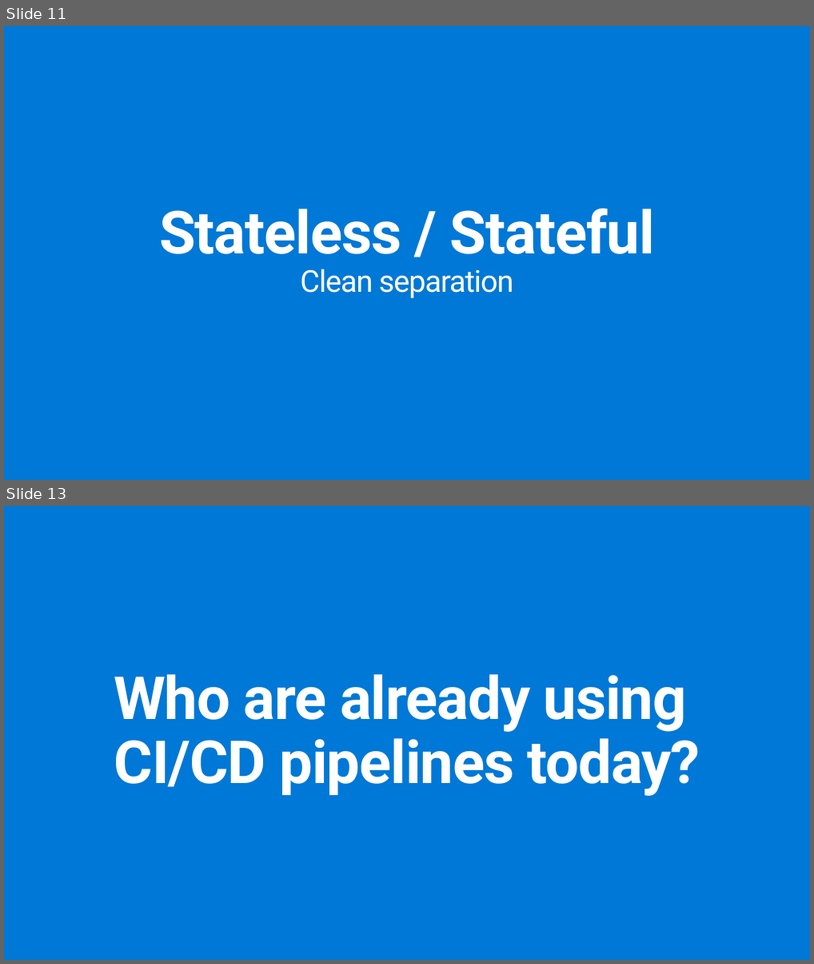
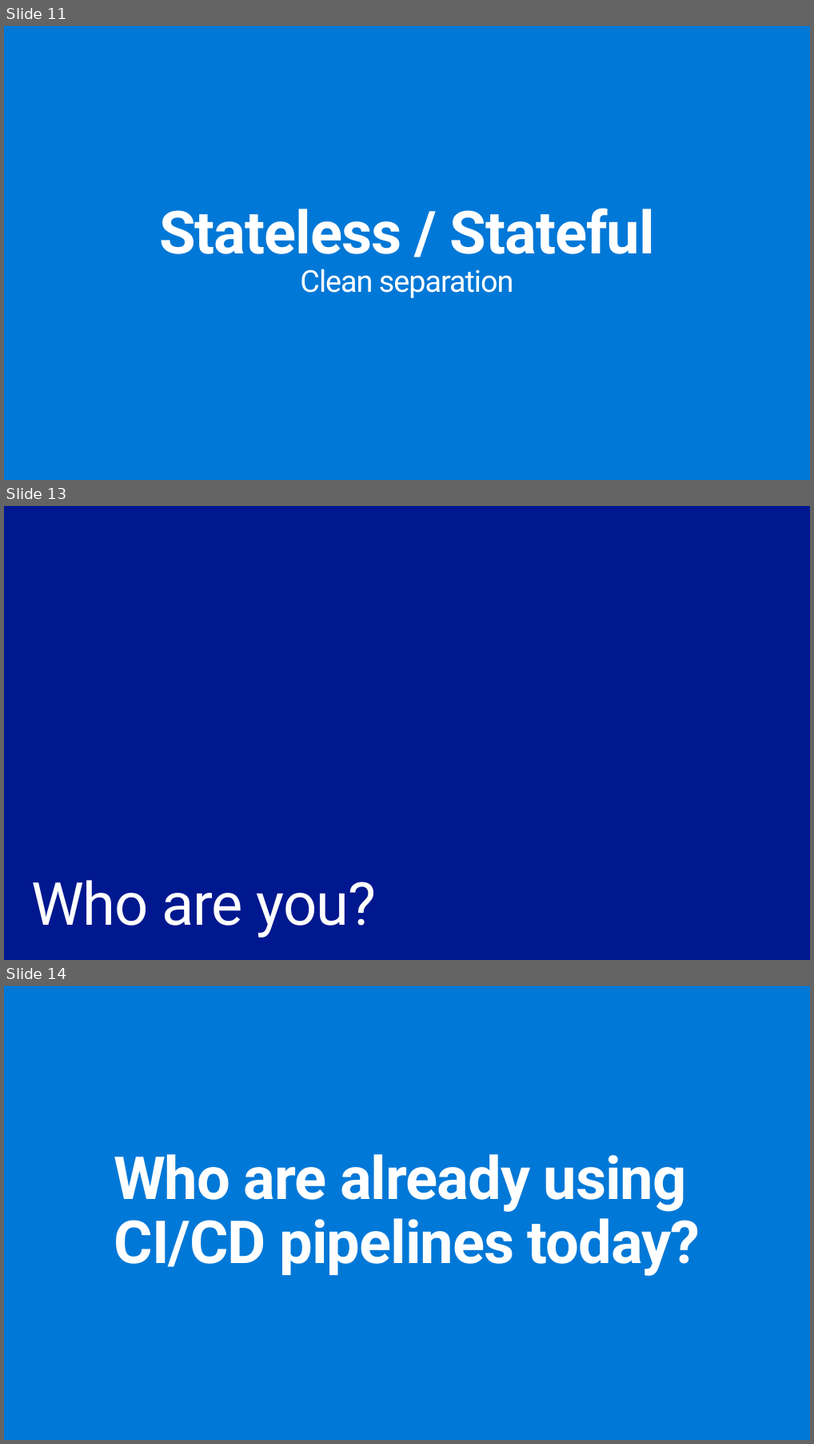
Before and after one commit to ActiveSolution/aiw-cloud-native, a slide deck: AIW Cloud Native.pptx. Shown one above the other, each under a label of ours: slides 11 and 13 before the commit, slides 11, 13 and 14 after it; the slides between them are not shown. The pictures are 814x964 and 814x1444 pixels, drawn with LibreOffice and Linux fonts; fonts in the diff are those of the drawing. Boxes give left, top, right and bottom in pixels: in the first picture for what was removed or moved away, otherwise in the second. Text is boxed around its words. In the diff, an @@ line names an element or a change of style, - is before the commit and + after.

Commit message:
Minor tweak

```diff
--- a/AIW Cloud Native.pptx
+++ b/AIW Cloud Native.pptx
@@ slide 13 added at (x1=4, y1=506, x2=810, y2=960), background #00188F @@
@@ title added at (x1=31, y1=880, x2=376, y2=937), 70.6 pt, text #FFFFFF @@
+Who are you?
@@ what was slide 13 is now slide 14 @@
```
Also in this commit, not shown: 1 slide changed.
